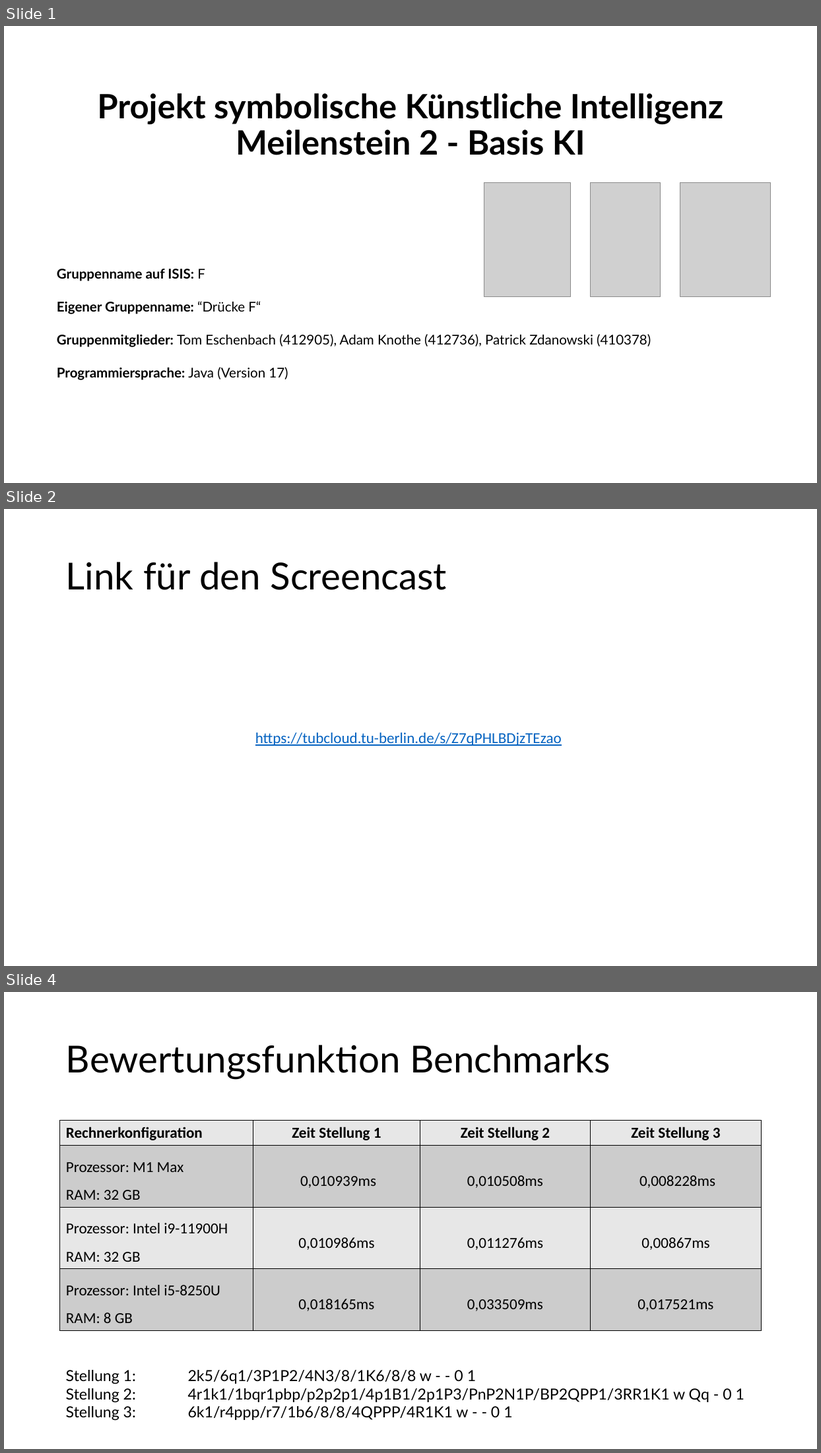
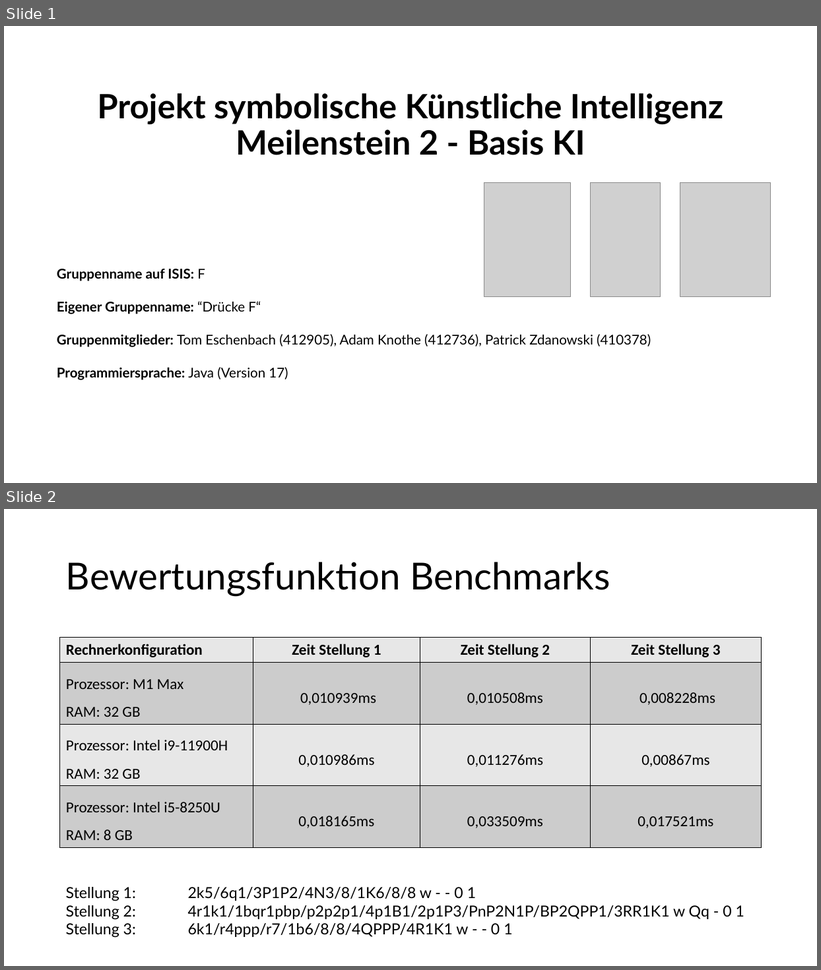
Before and after one commit to patrickzda/chess_engine, a slide deck: PJ_KI_MST2.pptx. Shown one above the other, each under a label of ours: slides 1, 2 and 4 before the commit, slides 1 and 2 after it; the slides between them are not shown. The pictures are 821x1453 and 821x970 pixels, drawn with LibreOffice and Linux fonts; fonts in the diff are those of the drawing; grey boxes stand for pictures. Boxes give left, top, right and bottom in pixels: in the first picture for what was removed or moved away, otherwise in the second. Text is boxed around its words. In the diff, an @@ line names an element or a change of style, - is before the commit and + after.

```diff
--- a/PJ_KI_MST2.pptx
+++ b/PJ_KI_MST2.pptx
@@ slide 2 removed at box(4, 509, 817, 966), background #FFFFFF @@
@@ title removed at box(66, 562, 447, 590) @@
-Link für den Screencast
@@ text removed at box(255, 733, 562, 746) @@
-https://tubcloud.tu-berlin.de/s/Z7qPHLBDjzTEzao
@@ what was slide 4 is now slide 2 @@
```
Also in this commit, not shown: 4 slides changed, 1 other slide removed, 4 other files.
